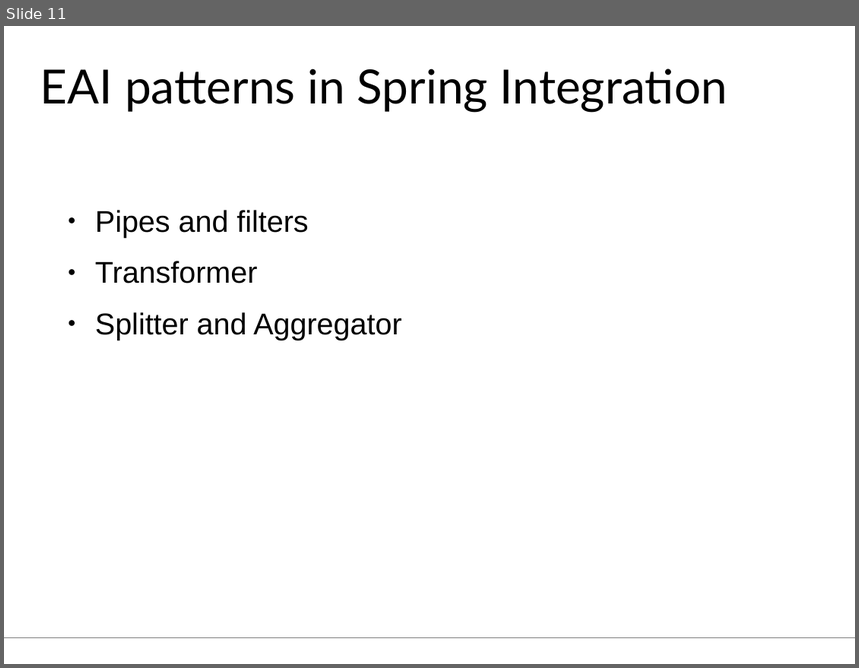
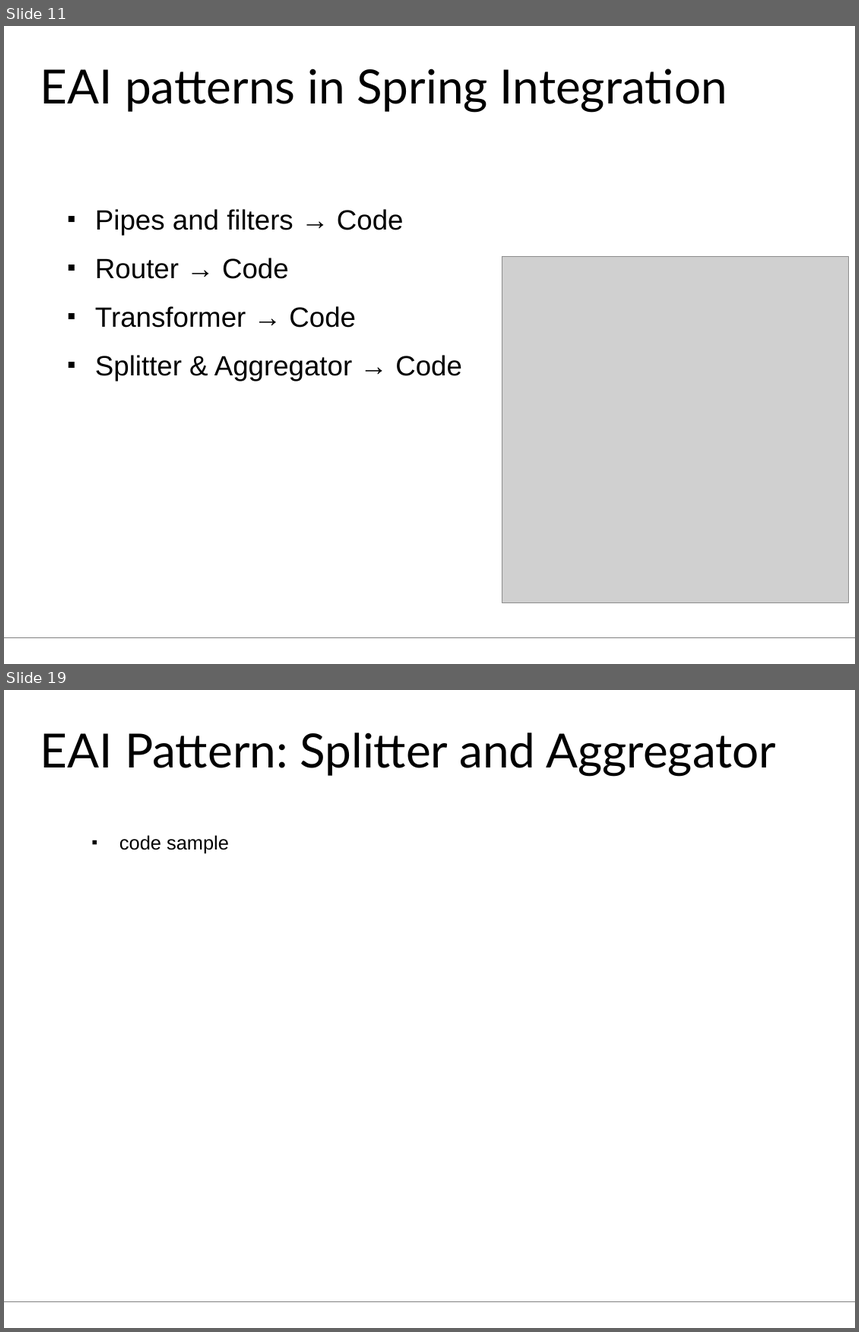
Before and after one commit to aheusingfeld/javaone2012, a slide deck: slides/eai-slides.odp. Shown one above the other, each under a label of ours: slide 11 before the commit, slides 11 and 19 after it; the slides between them are not shown. The pictures are 859x668 and 859x1332 pixels, drawn with LibreOffice and Linux fonts; fonts in the diff are those of the drawing; grey boxes stand for pictures. Boxes give left, top, right and bottom in pixels: in the first picture for what was removed or moved away, otherwise in the second. Text is boxed around its words. In the diff, an @@ line names an element or a change of style, - is before the commit and + after.

```diff
--- a/slides/eai-slides.odp
+++ b/slides/eai-slides.odp
@@ slide 19 added at <box>4,690,855,1328</box>, background #FFFFFF; not listed: 1 template element that a slide beside it also shows @@
@@ title added at <box>40,733,776,777</box>, 44 pt, text #000000 @@
+EAI Pattern: Splitter and Aggregator
@@ text added at <box>120,835,229,853</box>, 18 pt, text #000000 @@
+■ code sample
@@ slide 11 changed as well @@
@@ text at <box>95,209,462,382</box>: text changed; size 28 to 26 pt @@
-● Pipes and filters
-● Transformer
-● Splitter and Aggregator
+■ Pipes and filters → Code
+■ Router → Code
+■ Transformer → Code
+■ Splitter & Aggregator → Code
@@ picture added at <box>503,257,849,603</box> @@
```
Also in this commit, not shown: 12 other slides changed, 8 other slides added, 1 slide removed, 1 other file.
